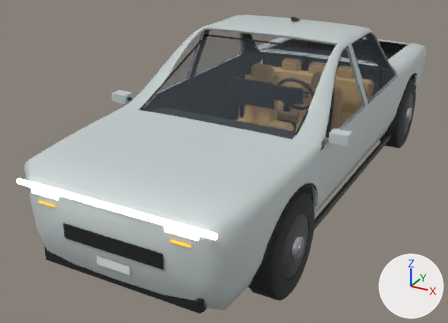
The glTF model public/models/cars/fleet-cybertruck.glb: old version first, new version second.
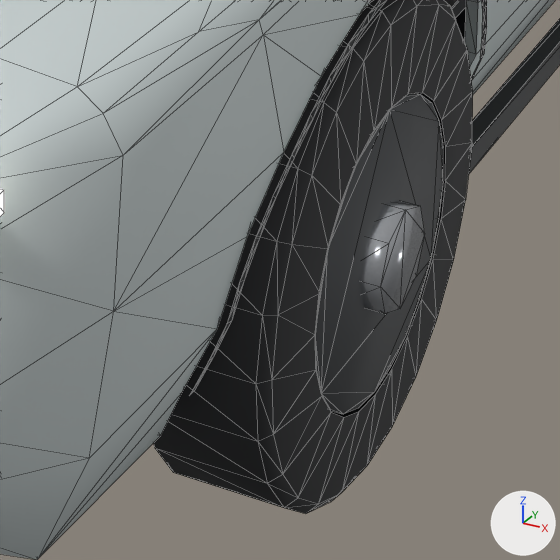
The first picture shows the older version from a 50 mm camera at (2.56, -5.84, 3.06) aimed at (-0.39, -0.48, 0.38). The close-ups show the older and then the newer version on the part from 48% to 74% of the width and 60% to 96% of the height of that picture. Only the edits that show in the close-ups are written down. The lights are fixed; the arrows at lower right show +X, +Y and +Z. The close-ups show mesh edges as thin lines. Where no turn or scale is listed for an object, it has been applied to the vertices. Vertices at exactly the same position are counted once.

Objects in the first close-up: 'Body', 'Surface_CarRoot_BlackTrim', 'Surface_CarRoot_Cladding', 'Surface_WheelFrontL_Tyre', 'WheelFrontL_Hub', 'WheelFrontL_Rim' and 2 more.
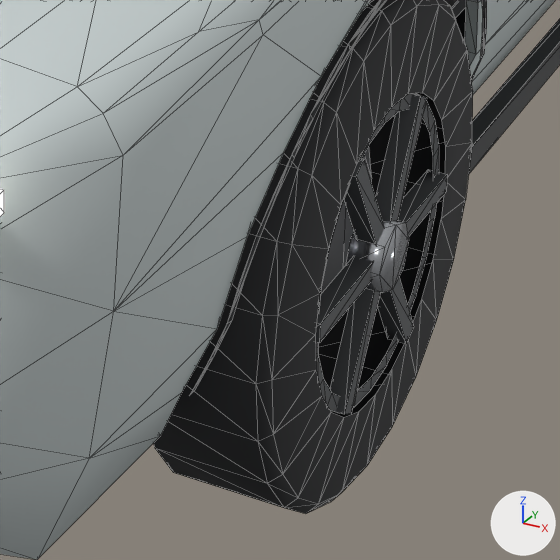
What differs and where, as boxes (x1, y1, x2, y2) in the close-ups (560 x 560 px):
'WheelFrontL_Rim', deleted: before (315, 93, 443, 414)
'Surface_WheelFrontL_Rim', added: after (315, 93, 447, 414)
'WheelFrontL_Hub', moved, rescaled: before (359, 200, 425, 314); after (346, 219, 409, 293)
'WheelFrontL_BrakeDisc', unchanged, uncovered by the edit: after (321, 145, 372, 293)

The change, as a diff of the scene's bpy script:
```diff
--- a/public/models/cars/fleet-cybertruck.glb.py
+++ b/public/models/cars/fleet-cybertruck.glb.py
@@ me_cylinder_013 @@
 # used by ob_wheelfrontl_hub; location = (1.003, -1.817, 0.444)
-me_cylinder_013.from_pydata(...)  # 16 vertices, 28 faces; spans x -0.038..0.038, y -0.095..0.095, z -0.095..0.095
+me_cylinder_013.from_pydata(...)  # 16 vertices, 28 faces; spans x -0.03..0.03, y -0.062..0.062, z -0.062..0.062
+# me_cylinder_013 part 1: the whole mesh is scaled about its middle by (0.8, 0.657, 0.657)
 me_cylinder_013.materials.append(mat_hub)
@@ me_wheelfrontl_rimlipmesh @@
+me_wheelfrontl_rimlipmesh.from_pydata(...)  # 96 vertices, 120 faces; spans x 0.095..0.13, y -0.271..0.271, z -0.271..0.271
+me_wheelfrontl_rimlipmesh.materials.append(mat_rim)  # dark grey #4d5052
@@ ob_wheelfrontl_hub @@
 ob_wheelfrontl_hub = bpy.data.objects.new('WheelFrontL_Hub', me_cylinder_013)
-ob_wheelfrontl_hub.location = (1.003, -1.817, 0.444)
+ob_wheelfrontl_hub.location = (0.996, -1.817, 0.444)
@@ ob_wheelfrontl_rim @@
-ob_wheelfrontl_rim = bpy.data.objects.new('WheelFrontL_Rim', me_cylinder_012)
-ob_wheelfrontl_rim.location = (0.976, -1.817, 0.444)
@@ ob_surface_wheelfrontl_rim @@
+ob_surface_wheelfrontl_rim = bpy.data.objects.new('Surface_WheelFrontL_Rim', me_wheelfrontl_rimlipmesh)
+ob_surface_wheelfrontl_rim.location = (0.881, -1.817, 0.444)
```
